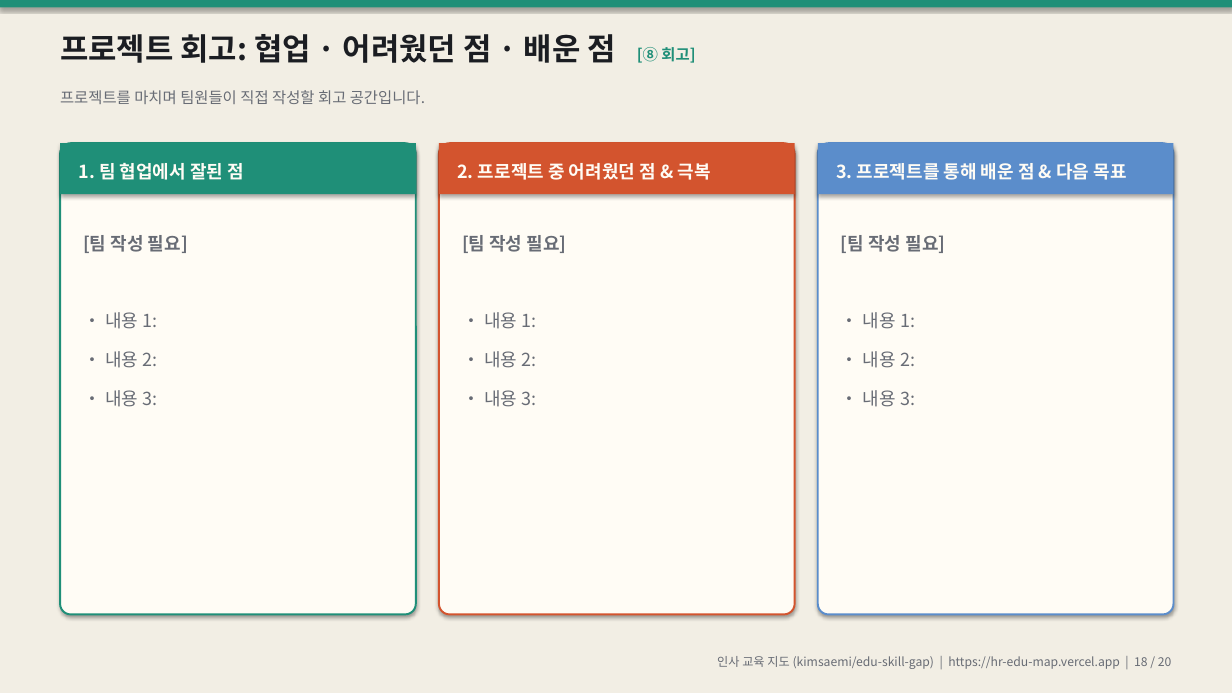
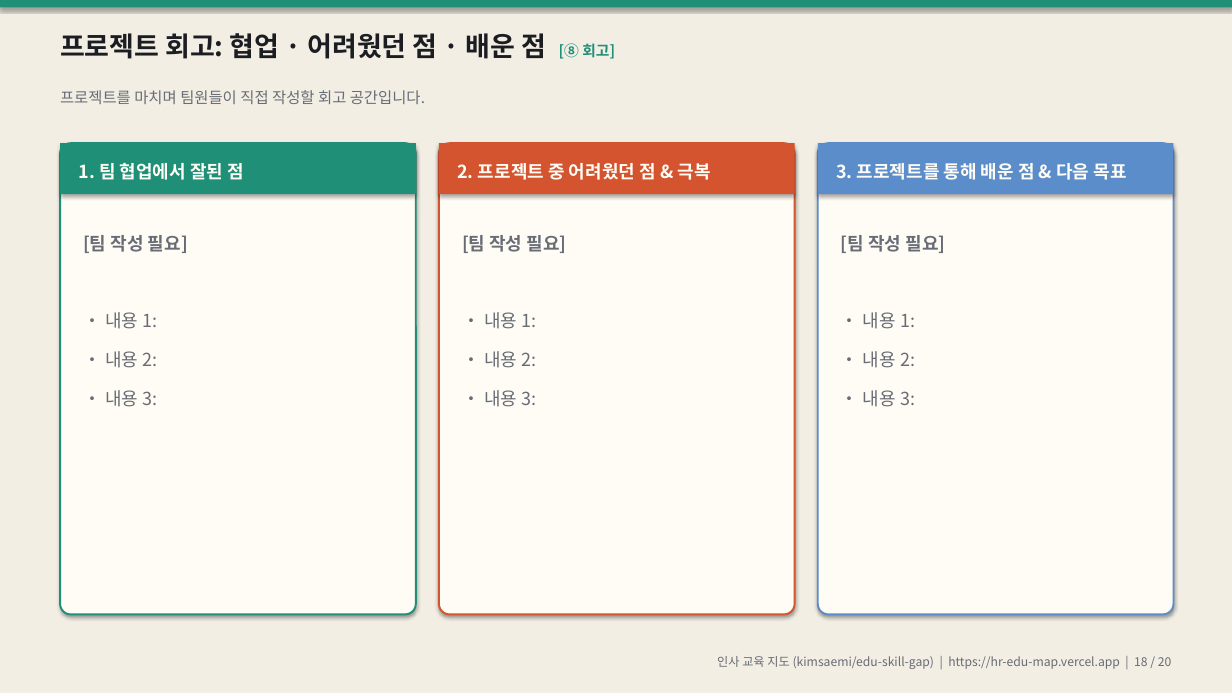
Before and after one commit to kimsaemi/edu-skill-gap, a slide deck: slide 18 of presentation/HR_교육지도_발표.pptx. Drawn at 1232x693 pixels with LibreOffice and Linux fonts; fonts in the diff are those of the drawing. Boxes give left, top, right and bottom in pixels: in the first picture for what was removed or moved away, otherwise in the second. Text is boxed around its words. In the diff, an @@ line names an element or a change of style, - is before the commit and + after.

```diff
--- a/presentation/HR_교육지도_발표.pptx
+++ b/presentation/HR_교육지도_발표.pptx
@@ text "프로젝트 회고: 협업 · 어려웠던 ..." at box(60, 33, 615, 59): size 24 to 21 pt in "프로젝트 회고: 협업 · 어려웠던 점 · ..."; size 12 to 11.5 pt in "[⑧ 회고]" @@
```
Also in this commit, not shown: 18 other slides changed, 1 other file.
